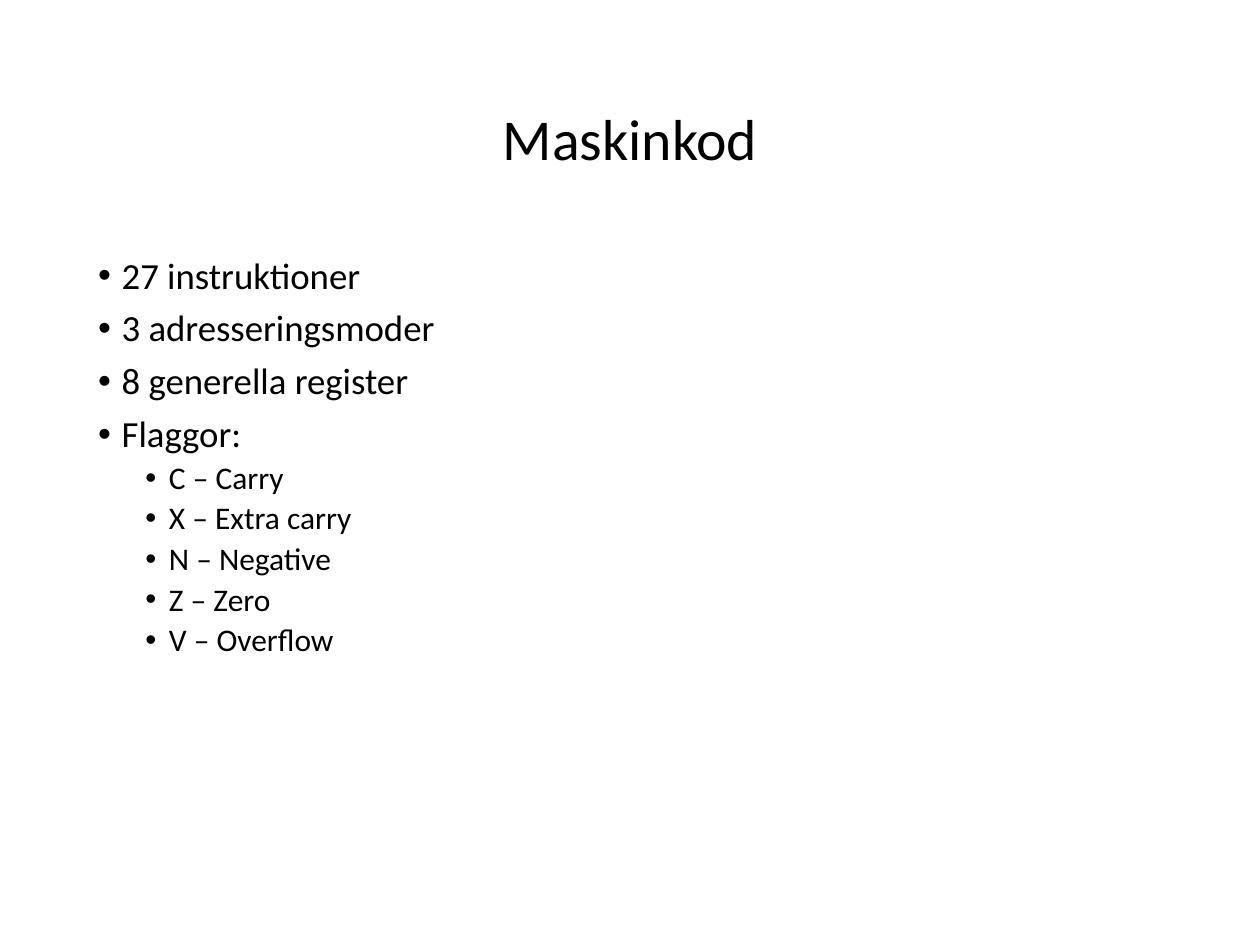
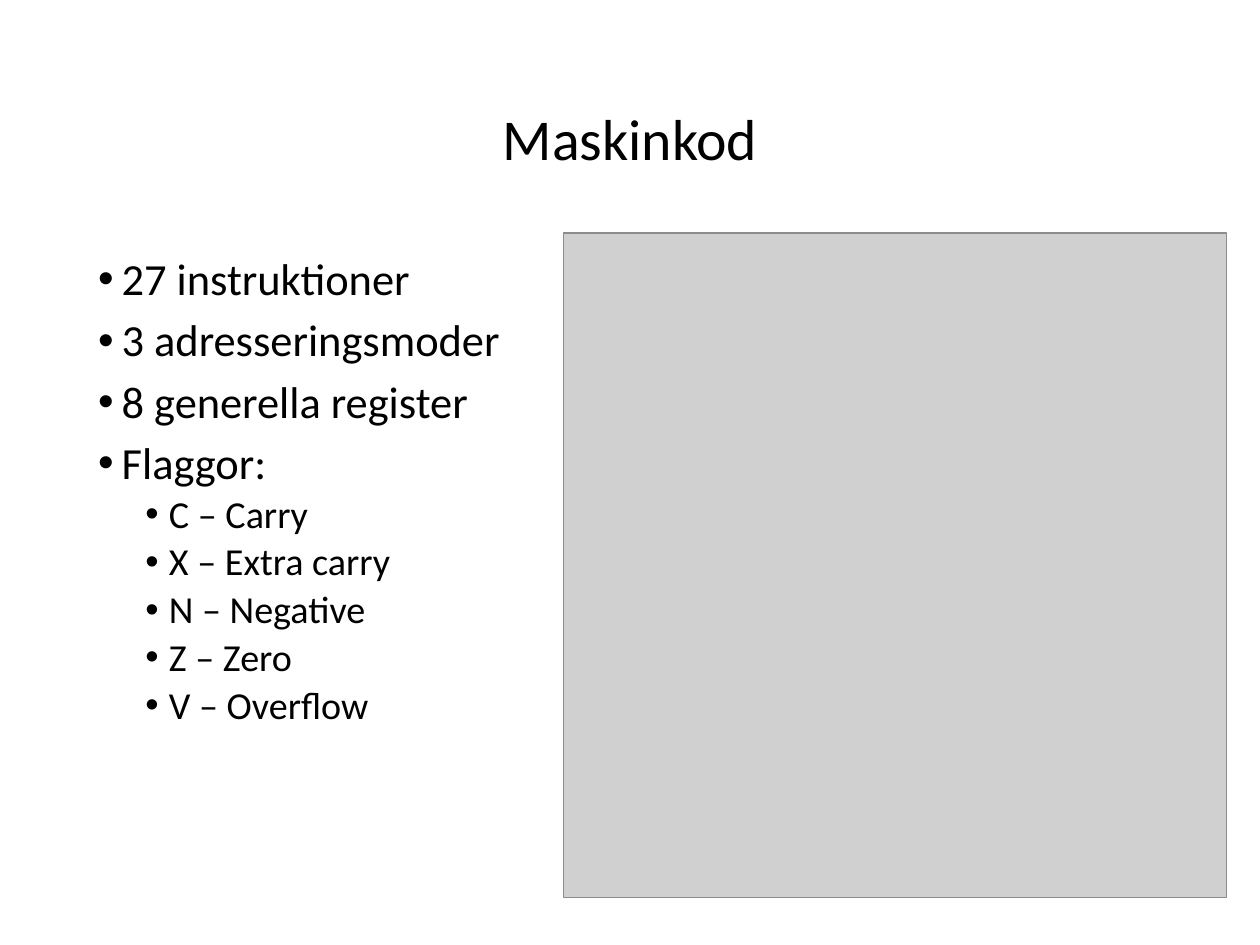
Before and after one commit to Jethro95/TSEA83_Graphing_Calculator, a slide deck: slide 9 of presentation/presentation_powerpoint.pptx. Drawn at 1260x945 pixels with LibreOffice and Linux fonts; fonts in the diff are those of the drawing; grey boxes stand for pictures. Boxes give left, top, right and bottom in pixels: in the first picture for what was removed or moved away, otherwise in the second. Text is boxed around its words. In the diff, an @@ line names an element or a change of style, - is before the commit and + after.

```diff
--- a/presentation/presentation_powerpoint.pptx
+++ b/presentation/presentation_powerpoint.pptx
@@ picture added at bbox=[564, 233, 1227, 898] @@
@@ text "27 instruktioner" at bbox=[122, 264, 499, 720]: size 23.1 to 28 pt in "27 instruktioner", "3 adresseringsmoder", "8 generella register", "Flaggor:"; size 19.8 to 24 pt in "C – Carry", "X – Extra carry", "N – Negative", "Z – Zero" and 1 more places @@
```
Also in this commit, not shown: 11 other slides changed.
